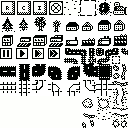
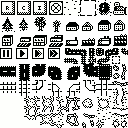
Before/after of a 128px x 128px layered artwork. What changed in the layer stack:
painted on "Background" over [left=24, top=96, right=104, bottom=128]
